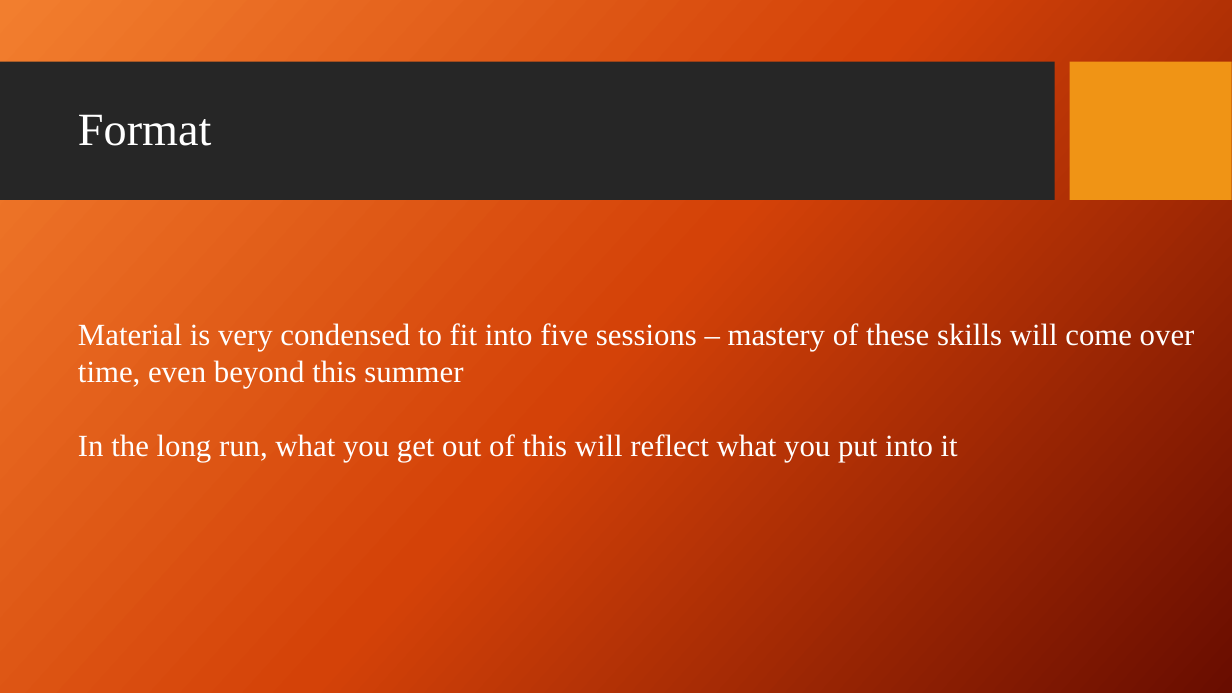
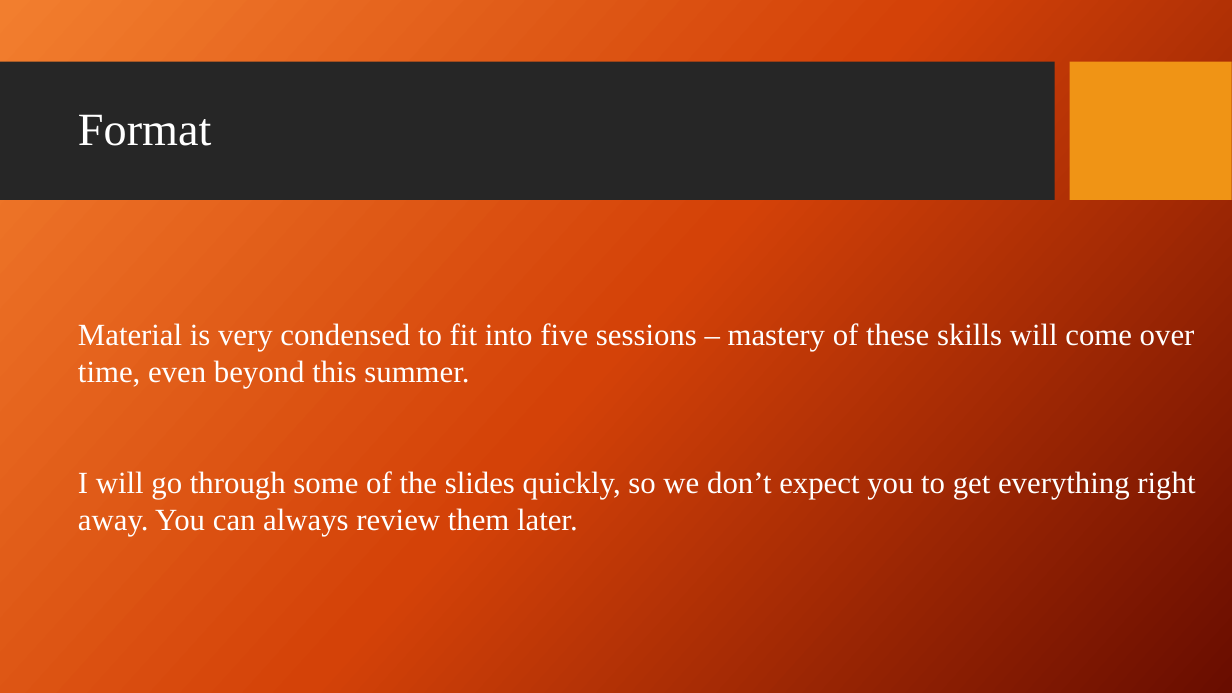
Before and after one commit to jacksondatkuliak/PythonBootcamp2026, a slide deck: slide 4 of day1/slides/intro.pptx. Drawn at 1232x693 pixels with LibreOffice and Linux fonts; fonts in the diff are those of the drawing; background and template pictures are left out. Boxes give left, top, right and bottom in pixels: in the first picture for what was removed or moved away, otherwise in the second. Text is boxed around its words. In the diff, an @@ line names an element or a change of style, - is before the commit and + after.

```diff
--- a/day1/slides/intro.pptx
+++ b/day1/slides/intro.pptx
@@ text at [78, 323, 1195, 536]: text changed @@
-Material is very condensed to fit into five sessions – mastery of these skills will come over time, even beyond this summer
-In the long run, what you get out of this will reflect what you put into it
+Material is very condensed to fit into five sessions – mastery of these skills will come over time, even beyond this summer.
+I will go through some of the slides quickly, so we don’t expect you to get everything right away. You can always review them later.
```
Also in this commit, not shown: 6 other slides changed, 5 other files.
